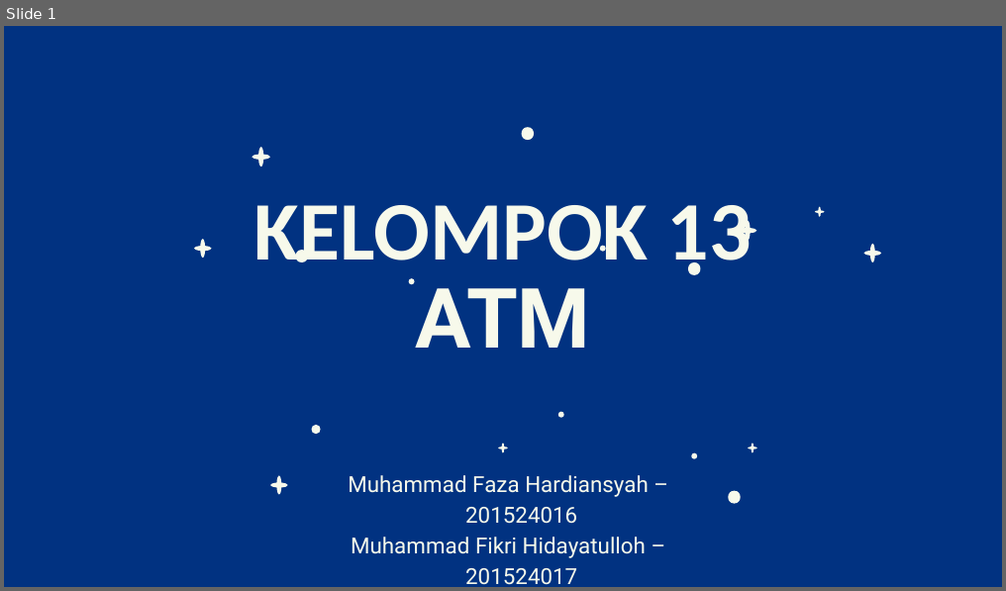
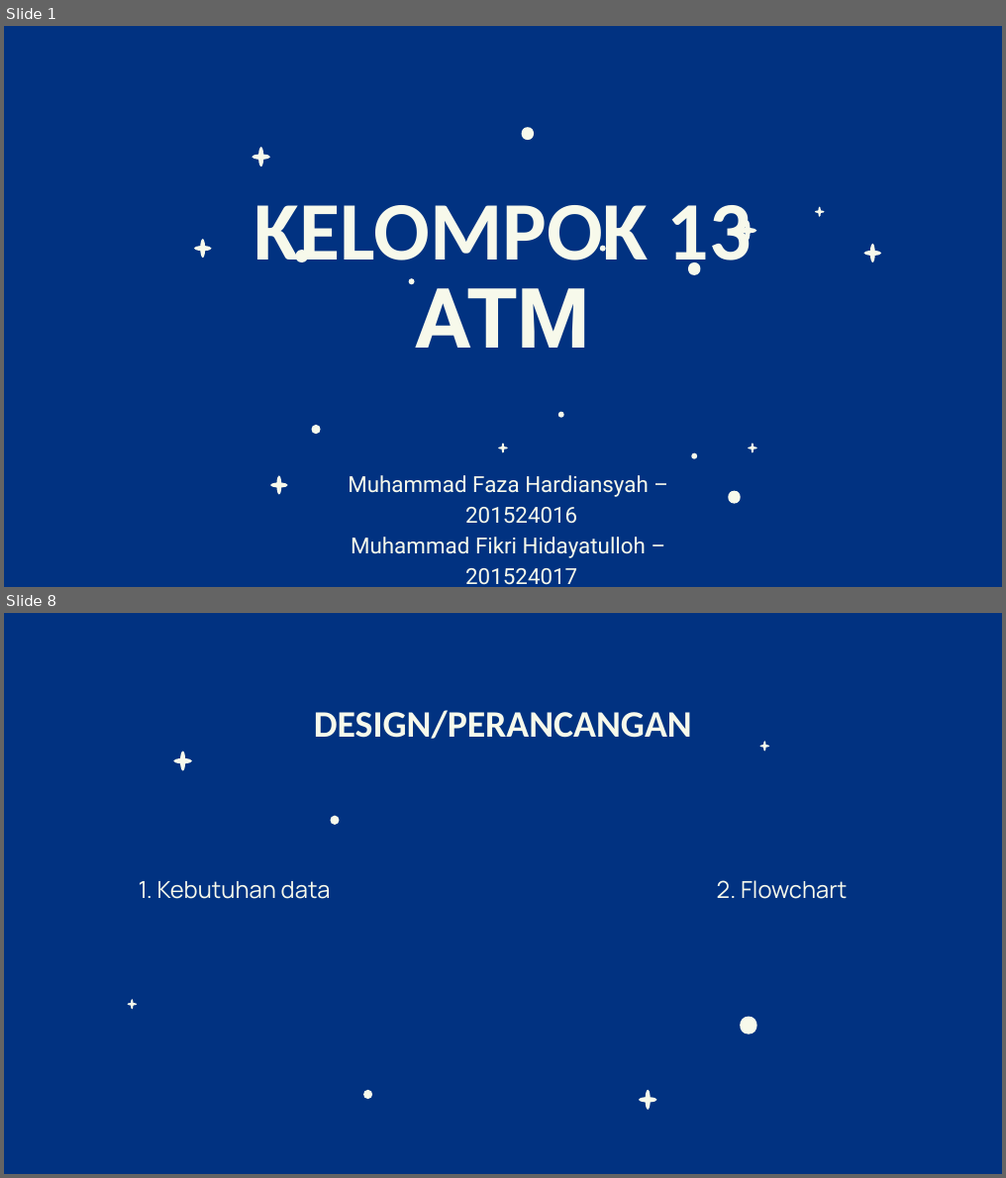
Before and after one commit to fikrihidayatulloh16/Tubesatm13, a slide deck: PPT KELOMPOK 13 ATM.pptx. Shown one above the other, each under a label of ours: slide 1 before the commit, slides 1 and 8 after it; the slides between them are not shown. The pictures are 1006x591 and 1006x1178 pixels, drawn with LibreOffice and Linux fonts; fonts in the diff are those of the drawing. Boxes give left, top, right and bottom in pixels: in the first picture for what was removed or moved away, otherwise in the second. Text is boxed around its words. In the diff, an @@ line names an element or a change of style, - is before the commit and + after.

```diff
--- a/PPT KELOMPOK 13 ATM.pptx
+++ b/PPT KELOMPOK 13 ATM.pptx
@@ slide 8 added at <box>4,613,1002,1174</box>, background #013281 @@
@@ title added at <box>314,710,692,739</box>, 36 pt, text #F7F9EB, bold @@
+DESIGN/PERANCANGAN
@@ freeform shape added at <box>174,752,193,771</box>, fill #F7F9EB @@
@@ freeform shape added at <box>760,741,770,752</box>, fill #F7F9EB @@
@@ freeform shape added at <box>329,816,341,825</box>, fill #F7F9EB @@
@@ subtitle added at <box>139,881,331,899</box>, 22.7 pt, text #F7F9EB @@
+1. Kebutuhan data
@@ subtitle added at <box>717,880,846,899</box>, 22.7 pt, text #F7F9EB @@
+2. Flowchart
@@ freeform shape added at <box>128,999,138,1010</box>, fill #F7F9EB @@
@@ freeform shape added at <box>737,1017,760,1035</box>, fill #F7F9EB @@
@@ freeform shape added at <box>361,1090,374,1099</box>, fill #F7F9EB @@
@@ freeform shape added at <box>639,1090,657,1109</box>, fill #F7F9EB @@
```
Also in this commit, not shown: 4 slides changed, 8 other slides added, 1 other file.
